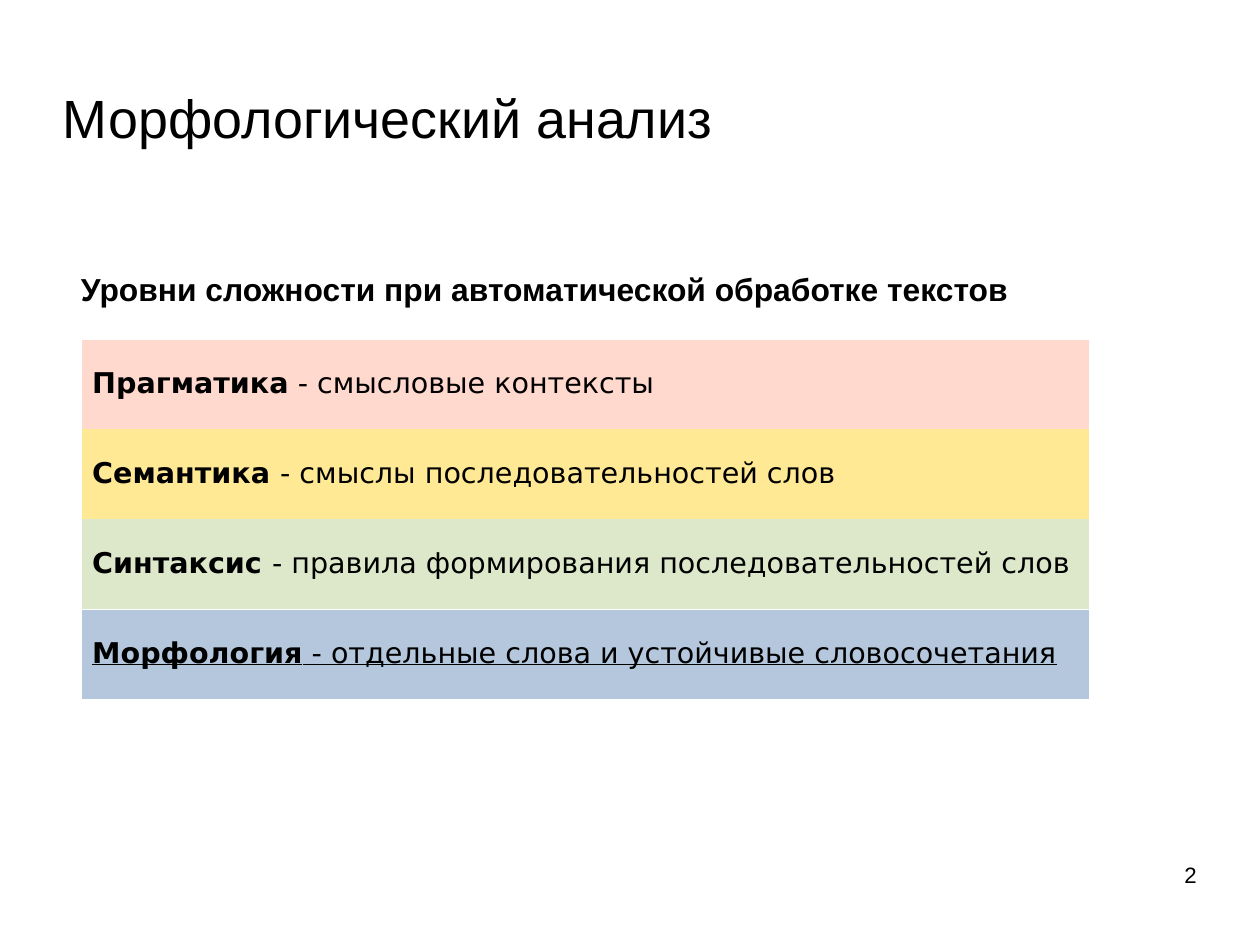
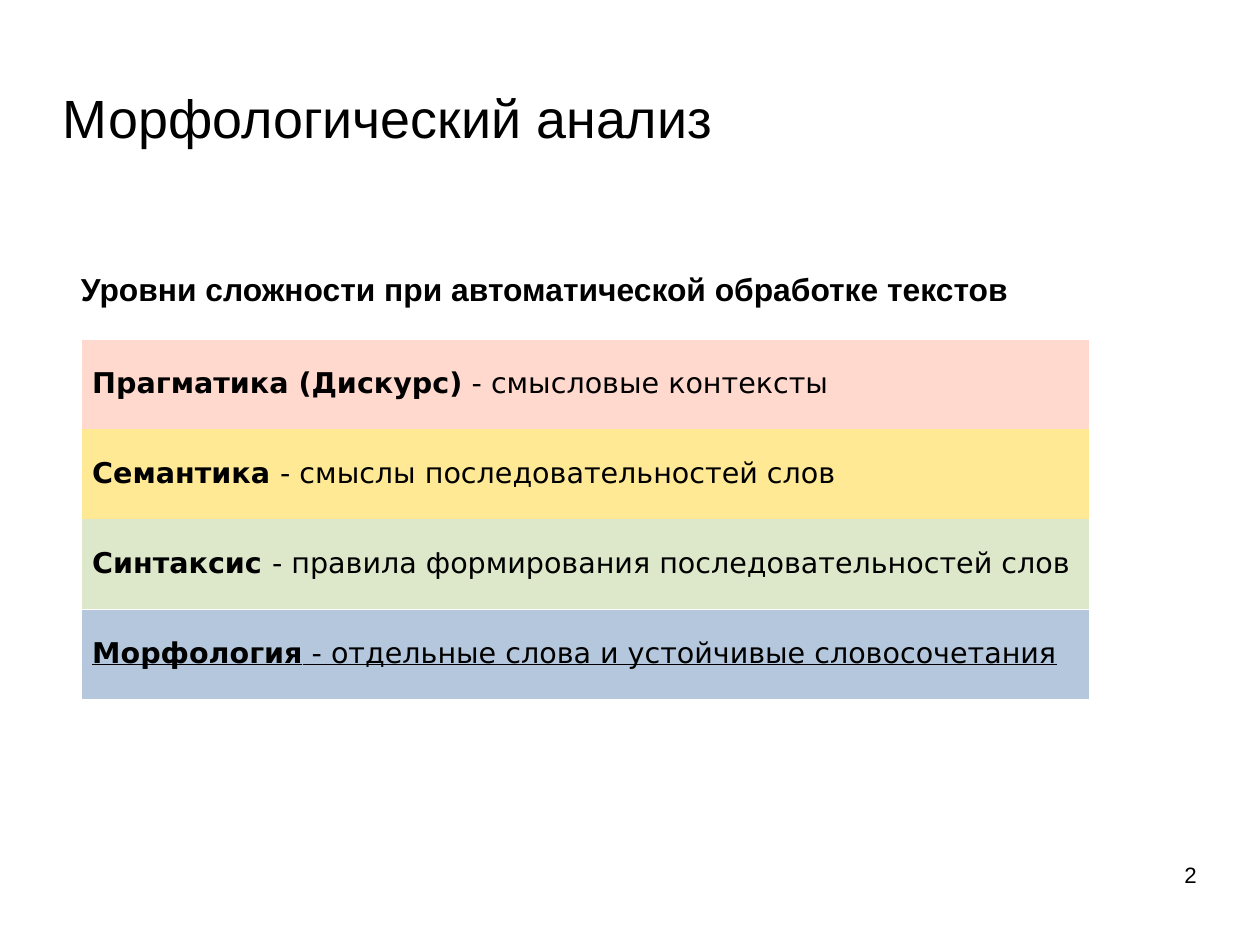
Before and after one commit to mechanoid5/ml_nlp_2022, a slide deck: slide 2 of 05-morph.odp. Drawn at 1260x945 pixels with LibreOffice and Linux fonts; fonts in the diff are those of the drawing; background and template pictures are left out. Boxes give left, top, right and bottom in pixels: in the first picture for what was removed or moved away, otherwise in the second. Text is boxed around its words. In the diff, an @@ line names an element or a change of style, - is before the commit and + after.

```diff
--- a/05-morph.odp
+++ b/05-morph.odp
@@ table at bbox=[81, 338, 1090, 699] @@
-row 1, column 1: Прагматика - смысловые контексты
+row 1, column 1: Прагматика (Дискурс) - смысловые контексты
```
Also in this commit, not shown: 5 other files.
